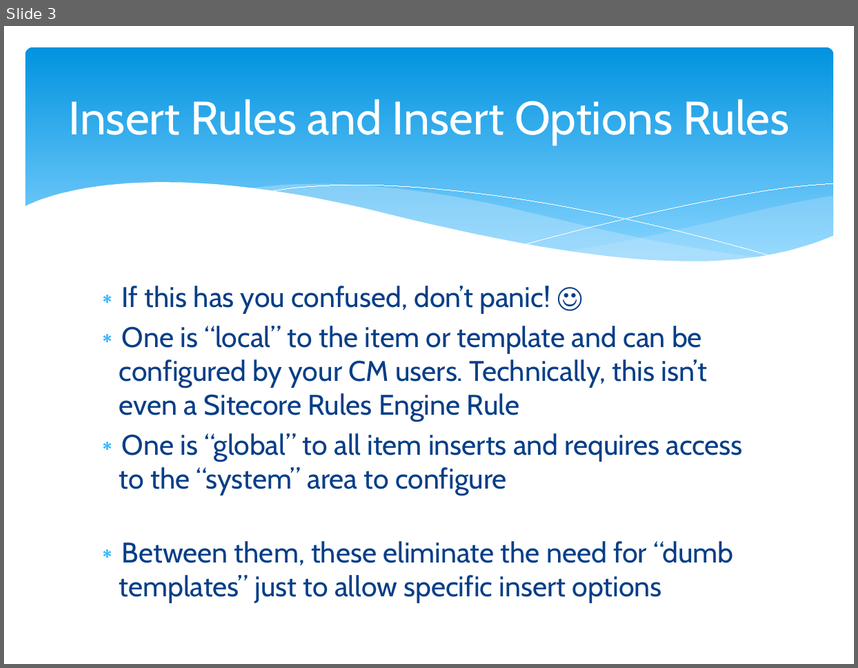
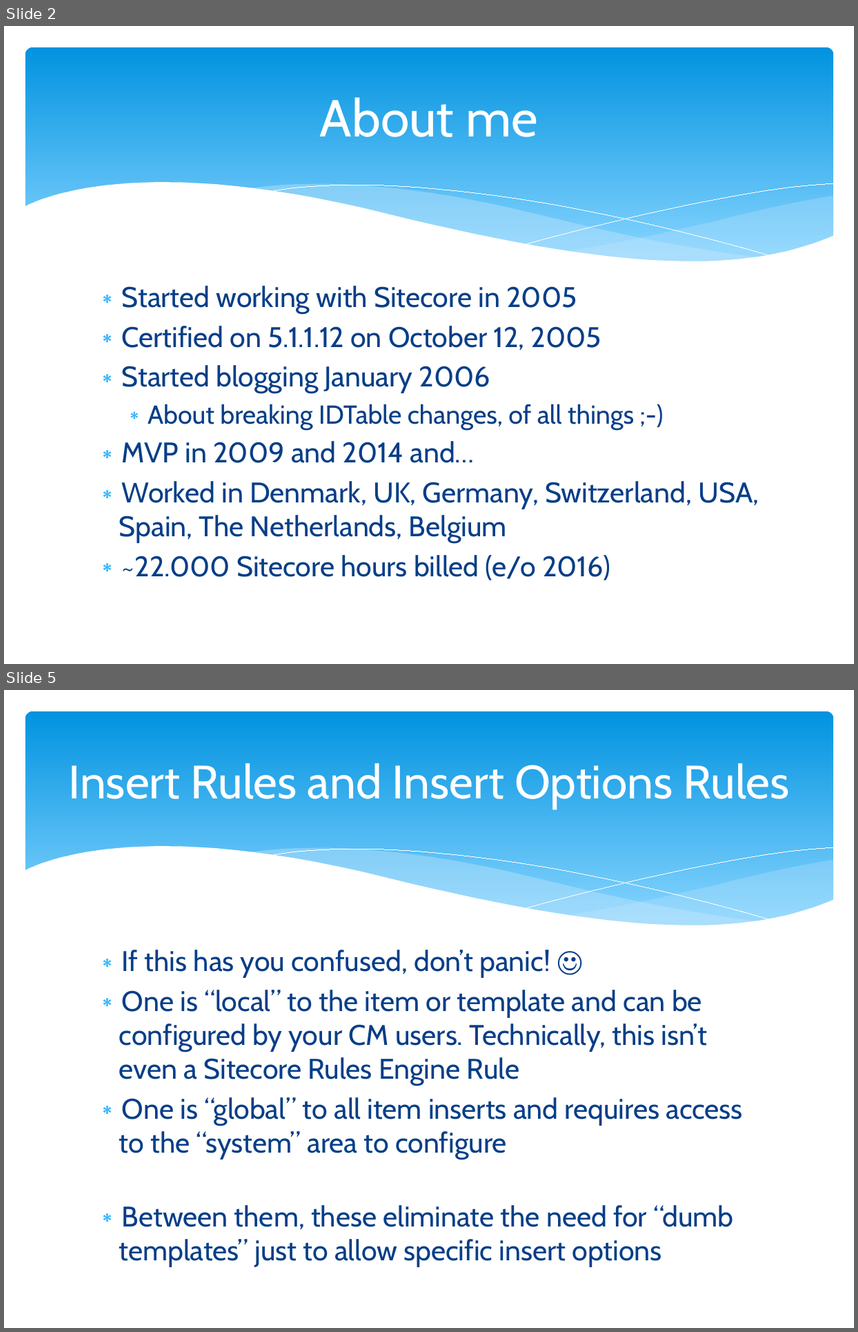
Before and after one commit to cassidydotdk/sugde, a slide deck: Rule your solutions.pptx. Shown one above the other, each under a label of ours: slide 3 before the commit, slides 2 and 5 after it; the slides between them are not shown. The pictures are 858x668 and 858x1332 pixels, drawn with LibreOffice and Linux fonts; fonts in the diff are those of the drawing. Boxes give left, top, right and bottom in pixels: in the first picture for what was removed or moved away, otherwise in the second. Text is boxed around its words. In the diff, an @@ line names an element or a change of style, - is before the commit and + after.

```diff
--- a/Rule your solutions.pptx
+++ b/Rule your solutions.pptx
@@ slide 2 added at box(4, 26, 854, 664), background #FFFFFF; not listed: 6 template elements that a slide beside it also shows @@
@@ title added at box(320, 97, 538, 137), 44 pt, text #FFFFFF @@
+About me
@@ text added at box(119, 285, 759, 580), 24 pt, text #073E87 @@
+∗ Started working with Sitecore in 2005
+∗ Certified on 5.1.1.12 on October 12, 2005
+∗ Started blogging January 2006
+  ∗ About breaking IDTable changes, of all things ;-)
+∗ MVP in 2009 and 2014 and…
+∗ Worked in Denmark, UK, Germany, Switzerland, USA, Spain, The Netherlands, Belgium
+∗ ~22.000 Sitecore hours billed (e/o 2016)
@@ what was slide 3 is now slide 5 @@
```
Also in this commit, not shown: 3 slides changed, 1 other slide added, 13 other files.
